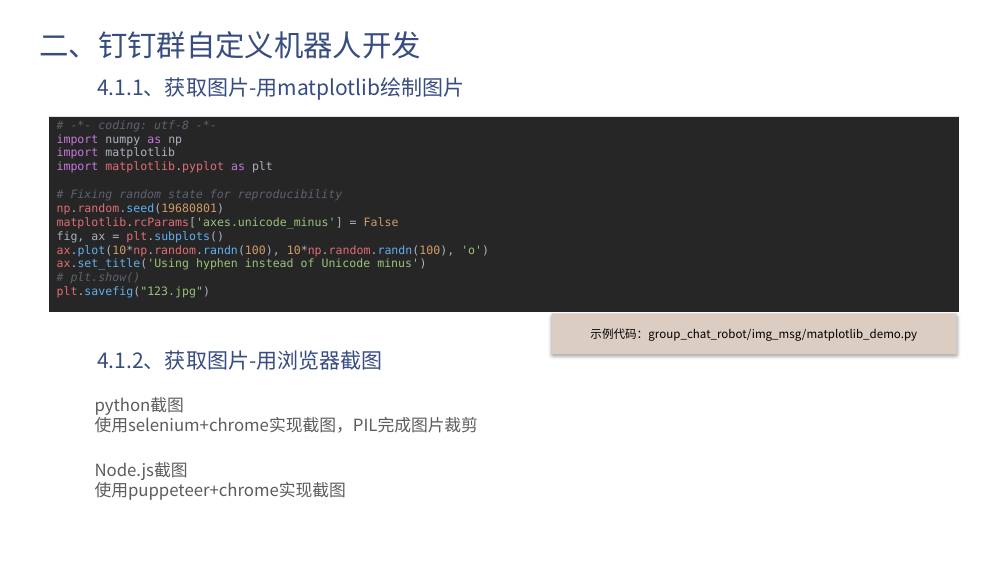
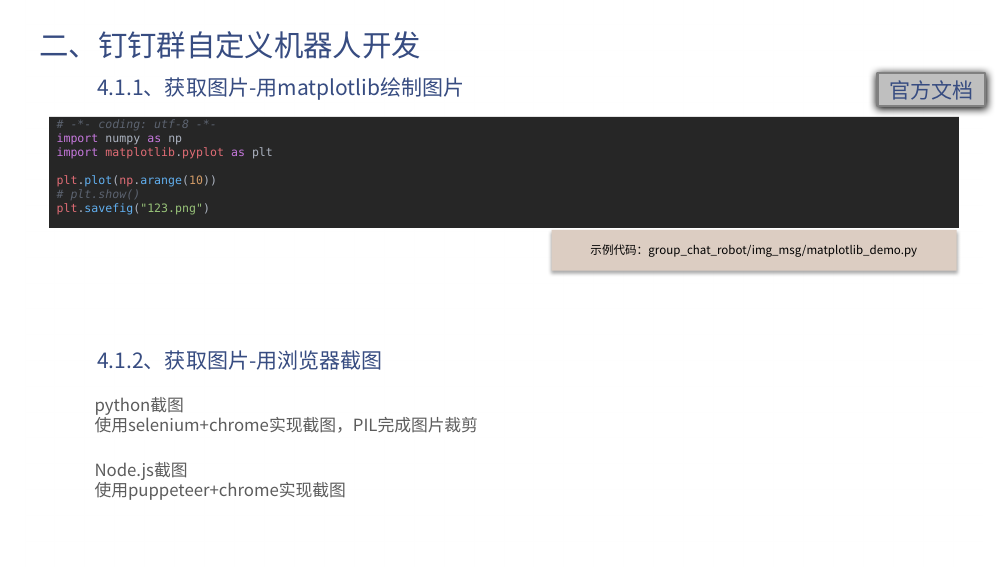
Before and after one commit to e271828182/dd_talk, a slide deck: slide 10 of 钉钉机器人.pptx. Drawn at 1008x567 pixels with LibreOffice and Linux fonts; fonts in the diff are those of the drawing; background and template pictures are left out. Boxes give left, top, right and bottom in pixels: in the first picture for what was removed or moved away, otherwise in the second. Text is boxed around its words. In the diff, an @@ line names an element or a change of style, - is before the commit and + after.

```diff
--- a/钉钉机器人.pptx
+++ b/钉钉机器人.pptx
@@ rectangle added at [877,73,985,107], fill #BFBFBF, outline #808080 2.25 pt, 20 pt, text #374C81 @@
+官方文档
@@ rectangle "# -*- coding: utf-8 -*-": place and size @@
-rectangle "# -*- coding: utf-8 -*-" at [49,117,959,312]
+rectangle "# -*- coding: utf-8 -*-" at [49,117,959,228]
@@ text in rectangle at [57,147,175,159]: paragraph removed @@
-import matplotlib
@@ text in rectangle at [57,175,217,187]: text changed; text colour #98C379 to #61AFEF @@
-# Fixing random state for reproducibility
-np.random.seed(19680801)
-matplotlib.rcParams['axes.unicode_minus'] = False
-fig, ax = plt.subplots()
-ax.plot(10*np.random.randn(100), 10*np.random.randn(100), 'o')
-ax.set_title('Using hyphen instead of Unicode minus')
+plt.plot(np.arange(10))
@@ text in rectangle at [57,203,210,214]: text changed @@
-plt.savefig("123.jpg")
+plt.savefig("123.png")
@@ rectangle "示例代码：group_chat_robot/img_msg/matplotlib_demo.py": place and size @@
-rectangle "示例代码：group_chat_robot/img_msg/matplotlib_demo.py" at [551,313,956,354]
+rectangle "示例代码：group_chat_robot/img_msg/matplotlib_demo.py" at [551,230,956,271]
```
Also in this commit, not shown: 1 other slide changed.
